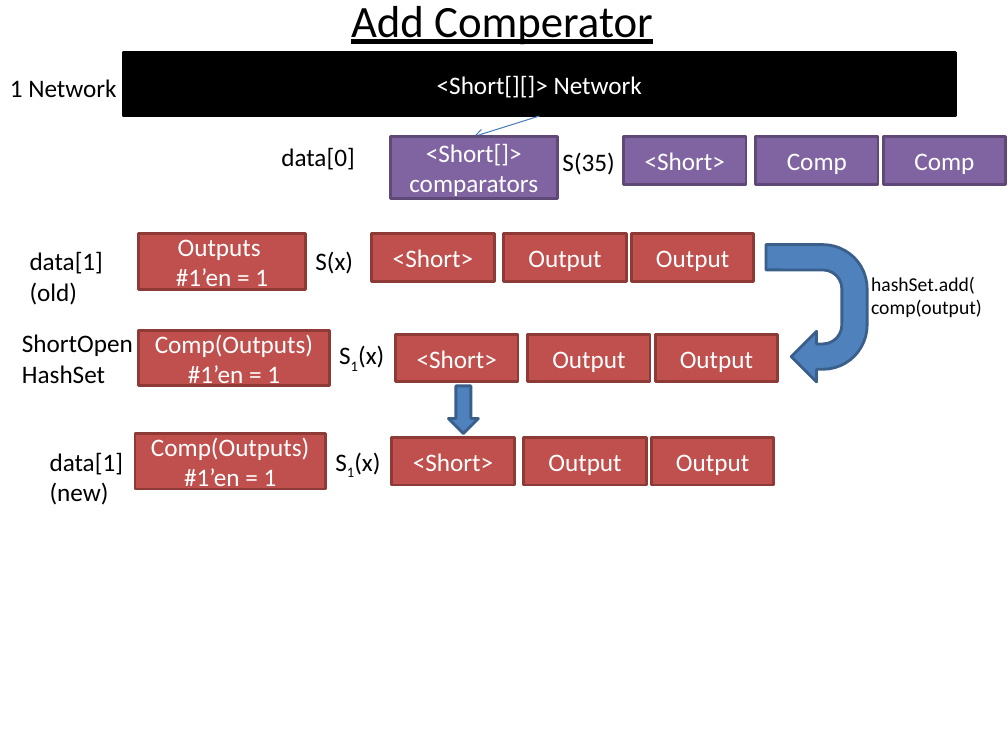
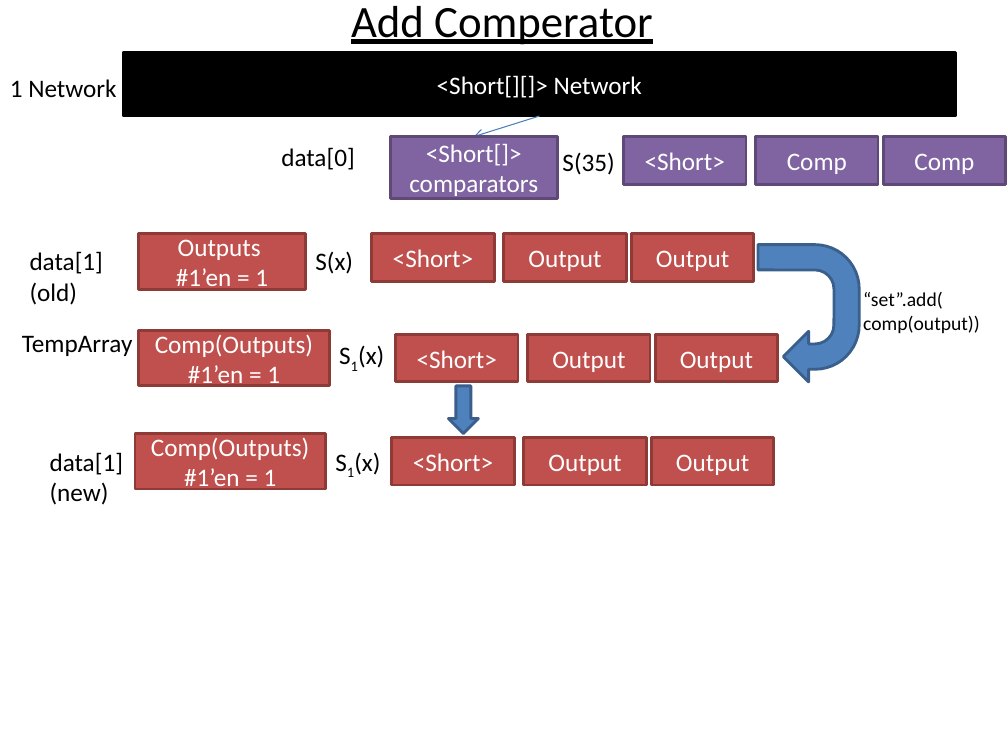
Before and after one commit to mdekempeneer/Research-Optimal-Size-Sorting-Networks, a slide deck: slide 2 of Paper_werking_draft.pptx. Drawn at 1008x756 pixels with LibreOffice and Linux fonts; fonts in the diff are those of the drawing. Boxes give left, top, right and bottom in pixels: in the first picture for what was removed or moved away, otherwise in the second. Text is boxed around its words. In the diff, an @@ line names an element or a change of style, - is before the commit and + after.

```diff
--- a/Paper_werking_draft.pptx
+++ b/Paper_werking_draft.pptx
@@ uturn arrow: place and size @@
-uturn arrow at [766,245,867,382]
+uturn arrow at [758,245,859,382]
@@ text at [863,292,980,333]: text changed @@
-hashSet.add(
-comp(output)
+“set”.add(
+comp(output))
@@ text at [22,335,133,356]: text changed @@
-ShortOpenHashSet
+TempArray
```
Also in this commit, not shown: 1 other slide changed, 2 other files.
